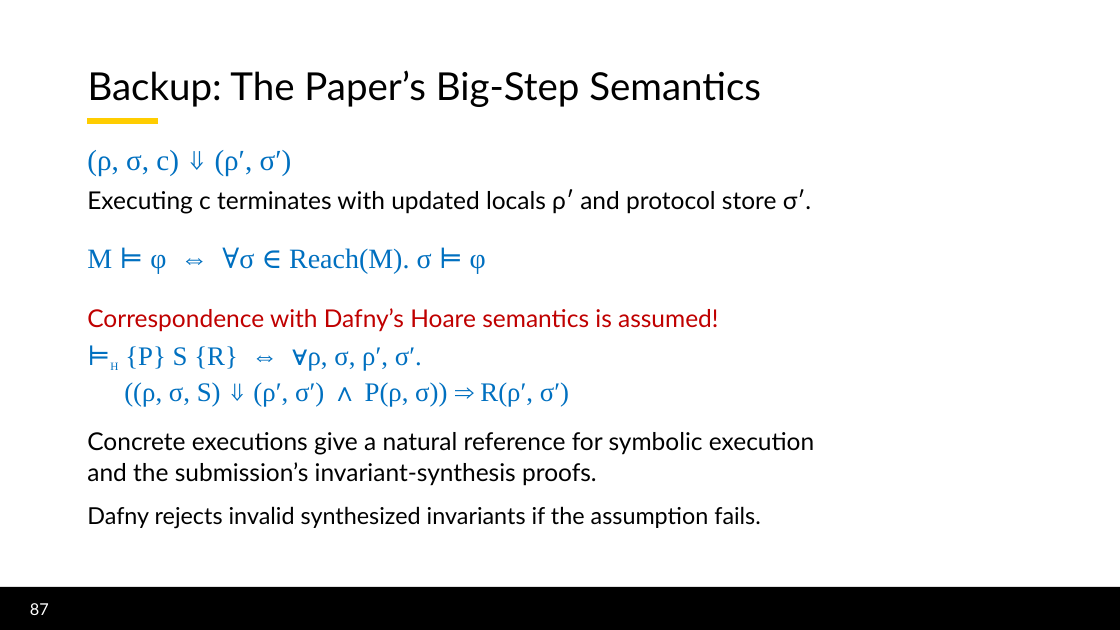
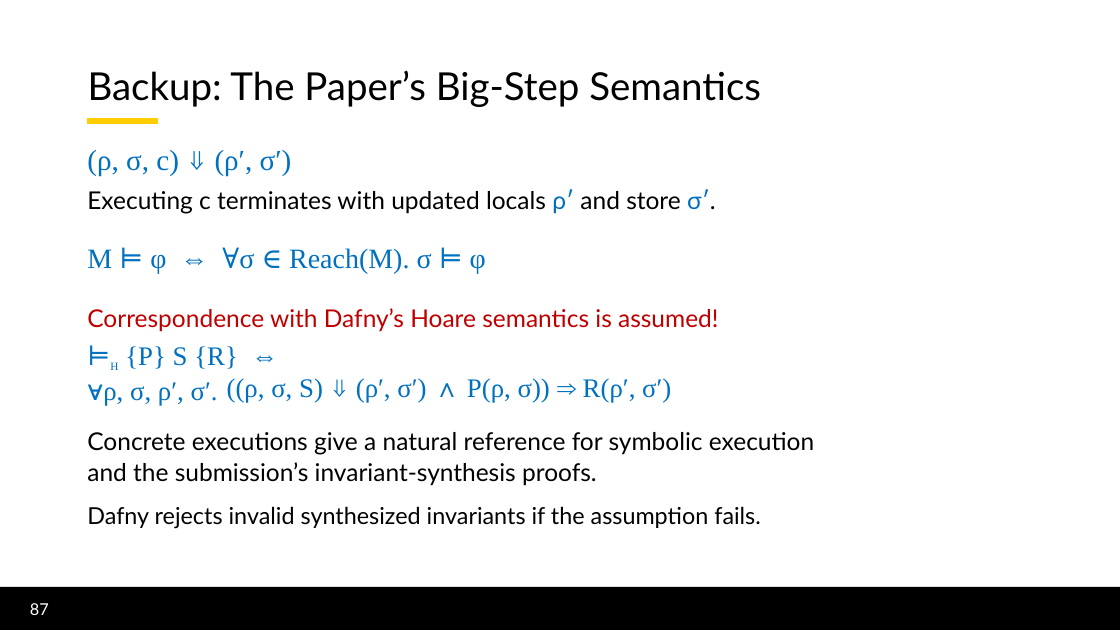
Before and after one commit to lorchrob/thesis_proposal_slides, a slide deck: slide 87 of slides.pptx. Drawn at 1120x630 pixels with LibreOffice and Linux fonts; fonts in the diff are those of the drawing; background and template pictures are left out. Boxes give left, top, right and bottom in pixels: in the first picture for what was removed or moved away, otherwise in the second. Text is boxed around its words. In the diff, an @@ line names an element or a change of style, - is before the commit and + after.

```diff
--- a/slides.pptx
+++ b/slides.pptx
@@ text at [87, 189, 715, 214]: text changed @@
-Executing c terminates with updated locals ρ′ and protocol store σ′.
+Executing c terminates with updated locals ρ′ and store σ′.
@@ text at [103, 346, 238, 406]: text changed @@
-⊨H {P} S {R} ⇔ ∀ρ, σ, ρ′, σ′.
+⊨H {P} S {R} ⇔
+∀ρ, σ, ρ′, σ′.
@@ text "((ρ, σ, S) ⇓ (ρ′, ...": place and size @@
-text "((ρ, σ, S) ⇓ (ρ′, ..." at [124, 382, 569, 406]
+text "((ρ, σ, S) ⇓ (ρ′, ..." at [227, 378, 671, 403]
```
Also in this commit, not shown: 42 other slides changed.
